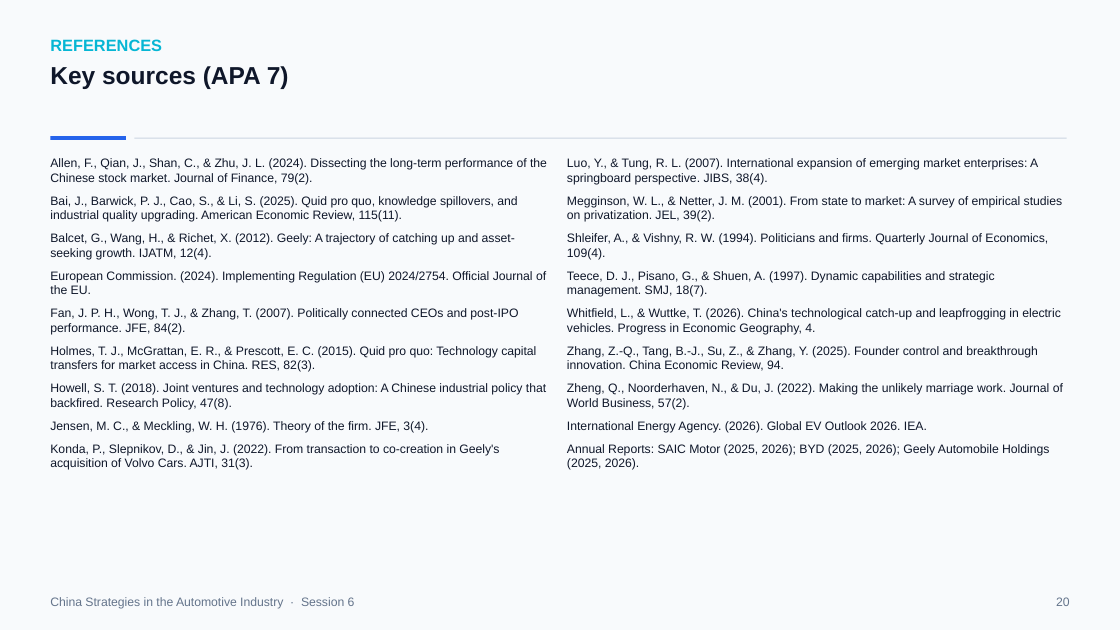
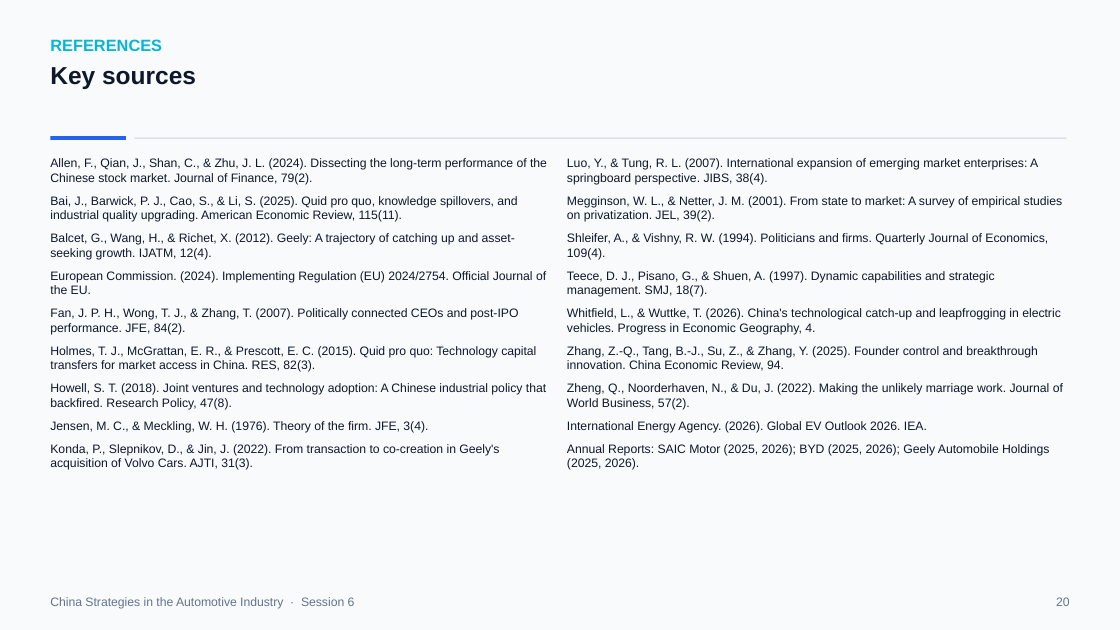
Before and after one commit to mickeymousehacker/CHINA-seminar-paper, a slide deck: slide 20 of research/presentation/China-Strategies-Presentation-FINAL.pptx. Drawn at 1120x630 pixels with LibreOffice and Linux fonts; fonts in the diff are those of the drawing. Boxes give left, top, right and bottom in pixels: in the first picture for what was removed or moved away, otherwise in the second. Text is boxed around its words. In the diff, an @@ line names an element or a change of style, - is before the commit and + after.

```diff
--- a/research/presentation/China-Strategies-Presentation-FINAL.pptx
+++ b/research/presentation/China-Strategies-Presentation-FINAL.pptx
@@ text at [50, 67, 196, 89]: text changed @@
-Key sources (APA 7)
+Key sources
```
Also in this commit, not shown: 19 other slides changed.
